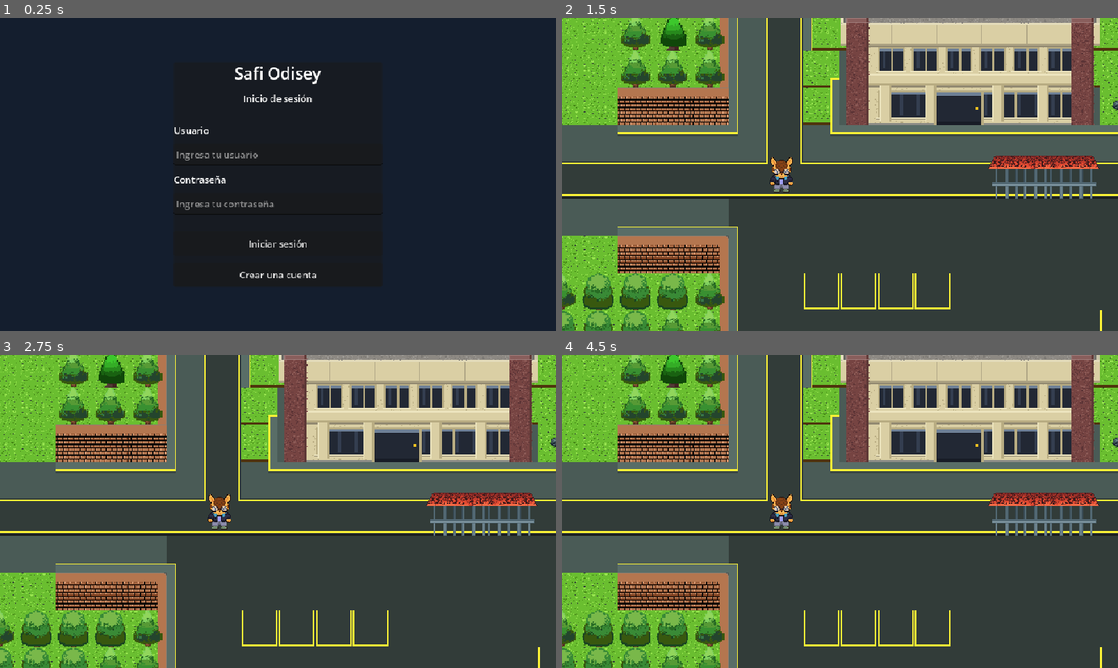
Above: before the commit, frames 1-4 (two rows, left to right).
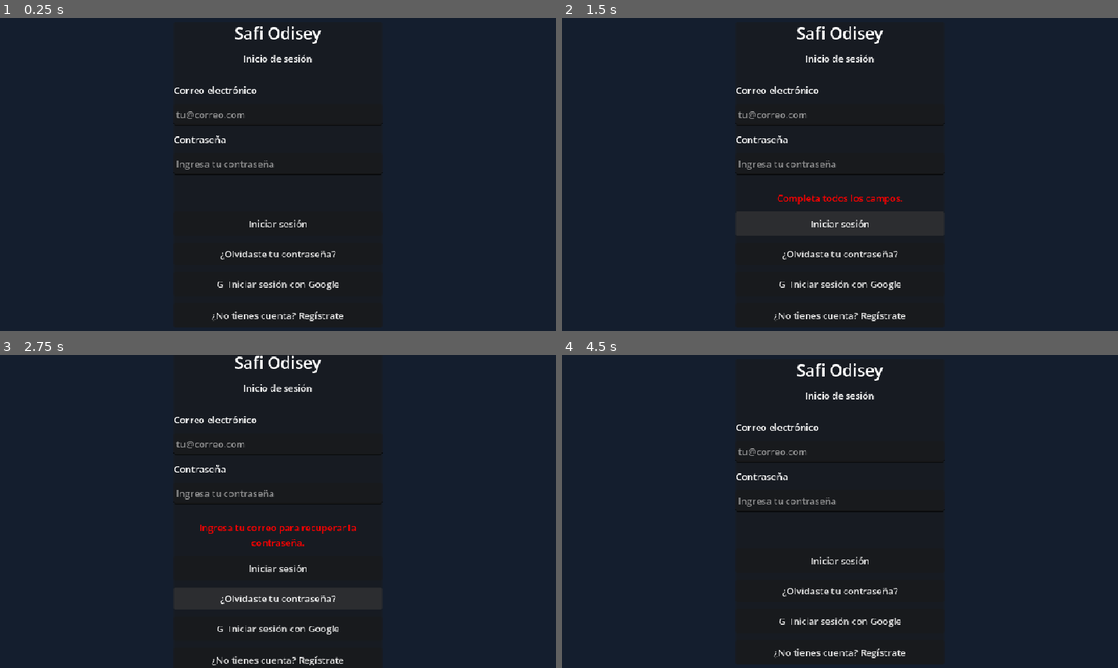
Above: after the commit, the same moments.

Repository: ZyronWholt/Safi_Odisey
Game: Godot game, scene res://login.tscn
Two runs of this game, one before a commit and one after it. Both use one fixed random seed, a clock stepped at 60 frames per second and the inputs below.
Inputs (mouse positions are in pixels of both pictures, inside the frame that each line leads up to):
- Up to frame 1 (0.25 s): no input
- Up to frame 2 (1.5 s): click (840, 274) at 0.5 s, where only the run before the commit has a clickable "Crear una cuenta"; click (840, 227) at 1.25 s, where only the run before the commit has a clickable "Crear cuenta"
- Up to frame 3 (2.75 s): click (278, 589) at 2 s, where only the run after the commit has a clickable "¿Olvidaste tu contraseña?"
- Up to frame 4 (4.5 s): click (840, 658) at 2.75 s, where only the run after the commit has a clickable "¿No tienes cuenta? Regístrate"; click (840, 621) at 3.5 s, where only the run after the commit has a clickable "Registrarse"; click (840, 646) at 4.25 s, where only the run after the commit has a clickable "Volver al inicio de sesión"

The runs differ from the first frame. In frame 1, 3.0% of the frame differs, in the area x 31-62%, y 2-97%; in frame 2, 93%; in frame 3, 94%; in frame 4, 96%, in the area x 0-100%, y 0-100%.

Commit message:
Login funcional
Se implementó el login.
-El usuario ingresa correo y contraseña para ingresar.
-Login por cuenta de google pendiente.

Diff:
--- /dev/null
+++ b/Scripts/supabase_manager.gd
@@ -0,0 +1,253 @@
+extends Node
+## Manager central de Supabase para Safi Odisey
+## Centraliza autenticación y peticiones a la API
+
+# ============================================
+# CONFIGURACIÓN (cambia estos valores)
+# ============================================
+const SUPABASE_URL := "https://dvsjkciiactzvwtqjqgu.supabase.co"
+const SUPABASE_ANON_KEY := "sb_publishable_gA90fmD_RwElkcO2bcjAjA_N16tGU7W"
+
+# ============================================
+# ESTADO DE SESIÓN
+# ============================================
+var access_token: String = ""
+var refresh_token: String = ""
+var current_user: Dictionary = {}
+var is_logged_in: bool = false
+
+# ============================================
+# SEÑALES (para que otras escenas escuchen)
+# ============================================
+signal login_succeeded(user_data: Dictionary)
+signal login_failed(error_message: String)
+signal register_succeeded(user_data: Dictionary)
+signal register_failed(error_message: String)
+signal logged_out
+
+# ============================================
+# CICLO DE VIDA
+# ============================================
+func _ready() -> void:
+	# La sesión debe iniciarse de nuevo cada vez que se ejecuta el juego.
+	# Los tokens se mantienen únicamente durante esta ejecución.
+	pass
+
+# ============================================
+# AUTENTICACIÓN - REGISTRO
+# ============================================
+func register(email: String, password: String, username: String) -> void:
+	var metadata := {
+		"data": {
+			"username": username
+		}
+	}
+
+	var body := {
+		"email": email,
+		"password": password,
+		"data": metadata["data"]
+	}
+
+	var http := _create_request()
+	http.request_completed.connect(_on_register_completed.bind(http))
+
+	var error := http.request(
+		SUPABASE_URL + "/auth/v1/signup",
+		_common_headers(),
+		HTTPClient.METHOD_POST,
+		JSON.stringify(body)
+	)
+
+	if error != OK:
+		register_failed.emit("No se pudo iniciar la conexión con Supabase (código %d)." % error)
+		http.queue_free()
+
+func _on_register_completed(result: int, response_code: int, _headers: PackedStringArray, body: PackedByteArray, http: HTTPRequest) -> void:
+	http.queue_free()
+
+	if result != HTTPRequest.RESULT_SUCCESS:
+		register_failed.emit(_get_network_error_message(result))
+		return
+
+	var response := _parse_json_object(body)
+
+	if response_code < 200 or response_code >= 300:
+		var msg: String = _get_error_message(response, "Error al registrar. Verifica los datos.")
+		register_failed.emit(msg)
+		return
+
+	if response.is_empty():
+		register_failed.emit("El servidor devolvió una respuesta inválida al registrar.")
+		return
+
+	# Si Supabase tiene confirmación de email desactivada, viene el token
+	if response.has("access_token"):
+		_save_session(response)
+		register_succeeded.emit(response.get("user", {}))
+	else:
+		# Confirmación de email activada
+		register_succeeded.emit({"pending_confirmation": true})
+
+# ============================================
+# AUTENTICACIÓN - LOGIN
+# ============================================
+func login(email: String, password: String) -> void:
+	var body := {
+		"email": email,
+		"password": password
+	}
+
+	var http := _create_request()
+	http.request_completed.connect(_on_login_completed.bind(http))
+
+	var error := http.request(
+		SUPABASE_URL + "/auth/v1/token?grant_type=password",
+		_common_headers(),
+		HTTPClient.METHOD_POST,
+		JSON.stringify(body)
+	)
+
+	if error != OK:
+		login_failed.emit("No se pudo iniciar la conexión con Supabase (código %d)." % error)
+		http.queue_free()
+
+func _on_login_completed(result: int, response_code: int, _headers: PackedStringArray, body: PackedByteArray, http: HTTPRequest) -> void:
+	http.queue_free()
+
+	if result != HTTPRequest.RESULT_SUCCESS:
+		login_failed.emit(_get_network_error_message(result))
+		return
+
+	var response := _parse_json_object(body)
+
+	if response_code < 200 or response_code >= 300:
+		var msg: String = _get_error_message(response, "Credenciales incorrectas.")
+		login_failed.emit(msg)
+		return
+
+	if response.is_empty() or not response.has("access_token"):
+		login_failed.emit("El servidor devolvió una respuesta inválida al iniciar sesión.")
+		return
+
+	_save_session(response)
+	login_succeeded.emit(current_user)
+
+# ============================================
+# LOGOUT
+# ============================================
+func logout() -> void:
+	access_token = ""
+	refresh_token = ""
+	current_user = {}
+	is_logged_in = false
+
+	var config := ConfigFile.new()
+	config.clear()
+	config.save("user://sesion.cfg")
+
+	logged_out.emit()
+
+# ============================================
+# PETICIONES A LA BASE DE DATOS (ejemplos)
+# ============================================
+func get_current_profile() -> void:
+	var http := _create_request()
+	http.request_completed.connect(_on_profile_received.bind(http))
+
+	http.request(
+		SUPABASE_URL + "/rest/v1/profiles?select=*",
+		_auth_headers(),
+		HTTPClient.METHOD_GET
+	)
+
+func _on_profile_received(result: int, response_code: int, _headers: PackedStringArray, body: PackedByteArray, http: HTTPRequest) -> void:
+	http.queue_free()
+
+	if response_code == 200:
+		var profiles: Array = JSON.parse_string(body.get_string_from_utf8())
+		if profiles.size() > 0:
+			print("Perfil cargado: ", profiles[0])
+	else:
+		print("Error al cargar perfil: ", response_code)
+
+# ============================================
+# UTILIDADES INTERNAS
+# ============================================
+func _create_request() -> HTTPRequest:
+	var http := HTTPRequest.new()
+	add_child(http)
+	return http
+
+func _common_headers() -> PackedStringArray:
+	return [
+		"Content-Type: application/json",
+		"apikey: " + SUPABASE_ANON_KEY
+	]
+
+func _get_error_message(response: Dictionary, fallback: String) -> String:
+	var keys: Array[String] = ["message", "error_description", "msg", "error"]
+
+	for key: String in keys:
+		var value: Variant = response.get(key)
+		if typeof(value) == TYPE_STRING:
+			var text: String = value
+			if not text.is_empty():
+				return text
+
+	return fallback
+
+func _parse_json_object(body: PackedByteArray) -> Dictionary:
+	var body_text := body.get_string_from_utf8().strip_edges()
+	if body_text.is_empty():
+		return {}
+
+	var json := JSON.new()
+	if json.parse(body_text) != OK:
+		return {}
+
+	return json.data if json.data is Dictionary else {}
+
+func _get_network_error_message(result: int) -> String:
+	match result:
+		HTTPRequest.RESULT_CANT_RESOLVE:
+			return "No se encontró el servidor de Supabase. Verifica SUPABASE_URL y tu DNS."
+		HTTPRequest.RESULT_CANT_CONNECT:
+			return "No se pudo conectar con Supabase. Revisa tu conexión o si el proyecto está activo."
+		HTTPRequest.RESULT_TLS_HANDSHAKE_ERROR:
+			return "No se pudo establecer una conexión segura con Supabase (TLS)."
+		HTTPRequest.RESULT_TIMEOUT:
+			return "La conexión con Supabase tardó demasiado. Revisa tu conexión a internet."
+		HTTPRequest.RESULT_NO_RESPONSE:
+			return "Supabase no respondió. Verifica que el proyecto esté activo."
+		_:
+			return "No se pudo conectar con Supabase (código HTTPRequest: %d)." % result
+
+func _auth_headers() -> PackedStringArray:
+	return [
+		"Content-Type: application/json",
+		"apikey: " + SUPABASE_ANON_KEY,
+		"Authorization: Bearer " + access_token
+	]
+
+func _save_session(response: Dictionary) -> void:
+	access_token = response.get("access_token", "")
+	refresh_token = response.get("refresh_token", "")
+	current_user = response.get("user", {})
+	is_logged_in = true
+
+	# Guardar sesión localmente
+	var config := ConfigFile.new()
+	config.set_value("sesion", "access_token", access_token)
+	config.set_value("sesion", "refresh_token", refresh_token)
+	config.save("user://sesion.cfg")
+
+func _load_saved_session() -> void:
+	var config := ConfigFile.new()
+	var err := config.load("user://sesion.cfg")
+	if err == OK:
+		access_token = config.get_value("sesion", "access_token", "")
+		refresh_token = config.get_value("sesion", "refresh_token", "")
+		if access_token != "":
+			is_logged_in = true
+			print("✅ Sesión restaurada desde archivo local.")
--- a/crear_cuenta.gd
+++ b/crear_cuenta.gd
@@ -1,10 +1,65 @@
 extends Control
 
-func _on_create_pressed() -> void:
-	get_tree().change_scene_to_file("res://mapa_tesh.tscn")
+@onready var input_username: LineEdit = $Panel/Contenido/input_username
+@onready var input_email: LineEdit = $Panel/Contenido/input_email
+@onready var input_password: LineEdit = $Panel/Contenido/input_password
+@onready var input_confirm_password: LineEdit = $Panel/Contenido/input_confirm_password
+@onready var lbl_message: Label = $Panel/Contenido/lbl_message
+@onready var btn_register: Button = $Panel/Contenido/btn_register
 
-func _on_google_pressed() -> void:
-	get_tree().change_scene_to_file("res://mapa_tesh.tscn")
+const MAP_SCENE_PATH := "res://mapa_tesh.tscn"
+
+func _ready() -> void:
+	SupabaseManager.register_succeeded.connect(_on_register_succeeded)
+	SupabaseManager.register_failed.connect(_on_register_failed)
+
+func _on_register_pressed() -> void:
+	var username := input_username.text.strip_edges()
+	var email := input_email.text.strip_edges()
+	var password := input_password.text
+	var confirm_password := input_confirm_password.text
+
+	if username.is_empty() or email.is_empty() or password.is_empty() or confirm_password.is_empty():
+		_show_error("Todos los campos son obligatorios.")
+		return
+
+	if not email.contains("@") or not email.contains("."):
+		_show_error("Ingresa un correo electrónico válido.")
+		return
+
+	if password.length() < 6:
+		_show_error("La contraseña debe tener al menos 6 caracteres.")
+		return
+
+	if password != confirm_password:
+		_show_error("Las contraseñas no coinciden.")
+		return
+
+	btn_register.disabled = true
+	lbl_message.text = "Creando cuenta..."
+	lbl_message.modulate = Color.YELLOW
+	SupabaseManager.register(email, password, username)
+
+func _on_register_succeeded(user_data: Dictionary) -> void:
+	btn_register.disabled = false
+
+	if user_data.get("pending_confirmation", false):
+		lbl_message.text = "Cuenta creada. Revisa tu correo para confirmar el registro."
+	else:
+		lbl_message.text = "Cuenta creada correctamente."
+
+	lbl_message.modulate = Color.GREEN
+
+func _on_register_failed(error_message: String) -> void:
+	btn_register.disabled = false
+	var message := error_message.strip_edges()
+	if message.is_empty():
+		message = "No se pudo completar el registro. Revisa tu conexión."
+	_show_error(message)
+
+func _show_error(message: String) -> void:
+	lbl_message.text = message
+	lbl_message.modulate = Color.RED
 
 func _on_back_pressed() -> void:
 	get_tree().change_scene_to_file("res://login.tscn")
--- a/crear_cuenta.tscn
+++ b/crear_cuenta.tscn
@@ -1,8 +1,8 @@
-[gd_scene load_steps=2 format=3]
+[gd_scene format=3 uid="uid://t06aa4ukt5ar"]
 
-[ext_resource type="Script" path="res://crear_cuenta.gd" id="1_crear"]
+[ext_resource type="Script" uid="uid://cwd0rj446q2m7" path="res://crear_cuenta.gd" id="1_crear"]
 
-[node name="CrearCuenta" type="Control"]
+[node name="CrearCuenta" type="Control" unique_id=759968686]
 layout_mode = 3
 anchors_preset = 15
 anchor_right = 1.0
@@ -11,7 +11,7 @@
 grow_vertical = 2
 script = ExtResource("1_crear")
 
-[node name="Fondo" type="ColorRect" parent="."]
+[node name="Fondo" type="ColorRect" parent="." unique_id=1486187810]
 layout_mode = 1
 anchors_preset = 15
 anchor_right = 1.0
@@ -20,78 +20,97 @@
 grow_vertical = 2
 color = Color(0.08, 0.12, 0.18, 1)
 
-[node name="Panel" type="PanelContainer" parent="."]
+[node name="Panel" type="PanelContainer" parent="." unique_id=1252901235]
 layout_mode = 1
 anchors_preset = 8
 anchor_left = 0.5
 anchor_top = 0.5
 anchor_right = 0.5
 anchor_bottom = 0.5
-offset_left = -180.0
-offset_top = -210.0
-offset_right = 180.0
-offset_bottom = 210.0
+offset_left = -151.0
+offset_top = -233.0
+offset_right = 209.0
+offset_bottom = 356.0
 grow_horizontal = 2
 grow_vertical = 2
+scale = Vector2(0.8590358, 0.8146682)
 
-[node name="Contenido" type="VBoxContainer" parent="Panel"]
+[node name="Contenido" type="VBoxContainer" parent="Panel" unique_id=94988810]
 layout_mode = 2
 theme_override_constants/separation = 12
 alignment = 1
 
-[node name="Titulo" type="Label" parent="Panel/Contenido"]
+[node name="Titulo" type="Label" parent="Panel/Contenido" unique_id=384356427]
 layout_mode = 2
 theme_override_font_sizes/font_size = 28
 text = "Crear cuenta"
 horizontal_alignment = 1
 
-[node name="Subtitulo" type="Label" parent="Panel/Contenido"]
+[node name="Subtitulo" type="Label" parent="Panel/Contenido" unique_id=1042929791]
 layout_mode = 2
 text = "Registro provisional"
 horizontal_alignment = 1
 
-[node name="SeparadorSuperior" type="Control" parent="Panel/Contenido"]
+[node name="SeparadorSuperior" type="Control" parent="Panel/Contenido" unique_id=1856543042]
 custom_minimum_size = Vector2(0, 8)
 layout_mode = 2
 
-[node name="EtiquetaUsuario" type="Label" parent="Panel/Contenido"]
+[node name="EtiquetaUsuario" type="Label" parent="Panel/Contenido" unique_id=1714039849]
 layout_mode = 2
-text = "Usuario"
+text = "Nombre de usuario"
 
-[node name="Usuario" type="LineEdit" parent="Panel/Contenido"]
+[node name="input_username" type="LineEdit" parent="Panel/Contenido" unique_id=1692344029]
+custom_minimum_size = Vector2(280, 38)
 layout_mode = 2
+placeholder_text = "Ej: SafiRunner99"
+
+[node name="EtiquetaCorreo" type="Label" parent="Panel/Contenido" unique_id=1431383850]
+layout_mode = 2
+text = "Correo electrónico"
+
+[node name="input_email" type="LineEdit" parent="Panel/Contenido" unique_id=76120348]
 custom_minimum_size = Vector2(280, 38)
-placeholder_text = "Elige un usuario"
+layout_mode = 2
+placeholder_text = "tu@correo.com"
 
-[node name="EtiquetaContrasena" type="Label" parent="Panel/Contenido"]
+[node name="EtiquetaContrasena" type="Label" parent="Panel/Contenido" unique_id=907679492]
 layout_mode = 2
 text = "Contraseña"
 
-[node name="Contrasena" type="LineEdit" parent="Panel/Contenido"]
+[node name="input_password" type="LineEdit" parent="Panel/Contenido" unique_id=1781039450]
+custom_minimum_size = Vector2(280, 38)
 layout_mode = 2
-custom_minimum_size = Vector2(280, 38)
-placeholder_text = "Crea una contraseña"
+placeholder_text = "••••••••"
 secret = true
 
-[node name="SeparadorInferior" type="Control" parent="Panel/Contenido"]
+[node name="EtiquetaConfirmar" type="Label" parent="Panel/Contenido" unique_id=1031205382]
+layout_mode = 2
+text = "Confirmar contraseña"
+
+[node name="input_confirm_password" type="LineEdit" parent="Panel/Contenido" unique_id=1162983789]
+custom_minimum_size = Vector2(280, 38)
+layout_mode = 2
+placeholder_text = "••••••••"
+secret = true
+
+[node name="SeparadorInferior" type="Control" parent="Panel/Contenido" unique_id=2026791449]
 custom_minimum_size = Vector2(0, 4)
 layout_mode = 2
 
-[node name="Crear" type="Button" parent="Panel/Contenido"]
+[node name="lbl_message" type="Label" parent="Panel/Contenido" unique_id=969337675]
 layout_mode = 2
+horizontal_alignment = 1
+autowrap_mode = 3
+
+[node name="btn_register" type="Button" parent="Panel/Contenido" unique_id=1546853229]
 custom_minimum_size = Vector2(280, 42)
-text = "Crear cuenta"
+layout_mode = 2
+text = "Registrarse"
 
-[node name="Google" type="Button" parent="Panel/Contenido"]
+[node name="btn_go_to_login" type="Button" parent="Panel/Contenido" unique_id=935267292]
+custom_minimum_size = Vector2(280, 38)
 layout_mode = 2
-custom_minimum_size = Vector2(280, 42)
-text = "Continuar con Google"
-
-[node name="Volver" type="Button" parent="Panel/Contenido"]
-layout_mode = 2
-custom_minimum_size = Vector2(280, 38)
 text = "Volver al inicio de sesión"
 
-[connection signal="pressed" from="Panel/Contenido/Crear" to="." method="_on_create_pressed"]
-[connection signal="pressed" from="Panel/Contenido/Google" to="." method="_on_google_pressed"]
-[connection signal="pressed" from="Panel/Contenido/Volver" to="." method="_on_back_pressed"]
+[connection signal="pressed" from="Panel/Contenido/btn_register" to="." method="_on_register_pressed"]
+[connection signal="pressed" from="Panel/Contenido/btn_go_to_login" to="." method="_on_back_pressed"]
--- a/login.gd
+++ b/login.gd
@@ -1,7 +1,62 @@
 extends Control
 
+@onready var input_email: LineEdit = $Panel/Contenido/input_email
+@onready var input_password: LineEdit = $Panel/Contenido/input_password
+@onready var lbl_message: Label = $Panel/Contenido/lbl_message
+@onready var btn_login: Button = $Panel/Contenido/btn_login
+
+const MAP_SCENE_PATH := "res://mapa_tesh.tscn"
+
+func _ready() -> void:
+	SupabaseManager.login_succeeded.connect(_on_login_ok)
+	SupabaseManager.login_failed.connect(_on_login_fail)
+
 func _on_login_pressed() -> void:
-	get_tree().change_scene_to_file("res://mapa_tesh.tscn")
+	var email := input_email.text.strip_edges()
+	var password := input_password.text
 
-func _on_create_account_pressed() -> void:
+	if email.is_empty() or password.is_empty():
+		_show_error("Completa todos los campos.")
+		return
+
+	if not email.contains("@") or not email.contains("."):
+		_show_error("Ingresa un correo electrónico válido.")
+		return
+
+	btn_login.disabled = true
+	lbl_message.text = "Iniciando sesión..."
+	lbl_message.modulate = Color.YELLOW
+	SupabaseManager.login(email, password)
+
+func _on_login_ok(user_data: Dictionary) -> void:
+	btn_login.disabled = false
+	lbl_message.text = "¡Bienvenido!"
+	lbl_message.modulate = Color.GREEN
+	await get_tree().create_timer(0.5).timeout
+	get_tree().change_scene_to_file(MAP_SCENE_PATH)
+
+func _on_login_fail(error_msg: String) -> void:
+	btn_login.disabled = false
+	var message := error_msg.strip_edges()
+	if message.is_empty():
+		message = "No se pudo iniciar sesión. Revisa tu conexión."
+	_show_error(message)
+
+func _show_error(message: String) -> void:
+	lbl_message.text = message
+	lbl_message.modulate = Color.RED
+
+func _on_go_to_register_pressed() -> void:
 	get_tree().change_scene_to_file("res://crear_cuenta.tscn")
+
+func _on_forgot_password_pressed() -> void:
+	var email := input_email.text.strip_edges()
+	if email.is_empty():
+		_show_error("Ingresa tu correo para recuperar la contraseña.")
+		return
+	lbl_message.text = "Recuperación de contraseña no configurada."
+	lbl_message.modulate = Color.YELLOW
+
+func _on_google_login_pressed() -> void:
+	lbl_message.text = "Inicio de sesión con Google no configurado."
+	lbl_message.modulate = Color.YELLOW
--- a/login.tscn
+++ b/login.tscn
@@ -54,20 +54,20 @@
 custom_minimum_size = Vector2(0, 8)
 layout_mode = 2
 
-[node name="EtiquetaUsuario" type="Label" parent="Panel/Contenido"]
+[node name="EtiquetaCorreo" type="Label" parent="Panel/Contenido"]
 layout_mode = 2
-text = "Usuario"
+text = "Correo electrónico"
 
-[node name="Usuario" type="LineEdit" parent="Panel/Contenido"]
+[node name="input_email" type="LineEdit" parent="Panel/Contenido"]
 layout_mode = 2
 custom_minimum_size = Vector2(280, 38)
-placeholder_text = "Ingresa tu usuario"
+placeholder_text = "tu@correo.com"
 
 [node name="EtiquetaContrasena" type="Label" parent="Panel/Contenido"]
 layout_mode = 2
 text = "Contraseña"
 
-[node name="Contrasena" type="LineEdit" parent="Panel/Contenido"]
+[node name="input_password" type="LineEdit" parent="Panel/Contenido"]
 layout_mode = 2
 custom_minimum_size = Vector2(280, 38)
 placeholder_text = "Ingresa tu contraseña"
@@ -77,15 +77,33 @@
 custom_minimum_size = Vector2(0, 4)
 layout_mode = 2
 
-[node name="IniciarSesion" type="Button" parent="Panel/Contenido"]
+[node name="lbl_message" type="Label" parent="Panel/Contenido"]
+layout_mode = 2
+text = ""
+horizontal_alignment = 1
+autowrap_mode = 3
+
+[node name="btn_login" type="Button" parent="Panel/Contenido"]
 layout_mode = 2
 custom_minimum_size = Vector2(280, 42)
 text = "Iniciar sesión"
 
-[node name="CrearCuenta" type="Button" parent="Panel/Contenido"]
+[node name="btn_forgot_password" type="Button" parent="Panel/Contenido"]
+layout_mode = 2
+custom_minimum_size = Vector2(280, 38)
+text = "¿Olvidaste tu contraseña?"
+
+[node name="btn_google_login" type="Button" parent="Panel/Contenido"]
 layout_mode = 2
 custom_minimum_size = Vector2(280, 42)
-text = "Crear una cuenta"
+text = "G  Iniciar sesión con Google"
 
-[connection signal="pressed" from="Panel/Contenido/IniciarSesion" to="." method="_on_login_pressed"]
-[connection signal="pressed" from="Panel/Contenido/CrearCuenta" to="." method="_on_create_account_pressed"]
+[node name="btn_go_to_register" type="Button" parent="Panel/Contenido"]
+layout_mode = 2
+custom_minimum_size = Vector2(280, 42)
+text = "¿No tienes cuenta? Regístrate"
+
+[connection signal="pressed" from="Panel/Contenido/btn_login" to="." method="_on_login_pressed"]
+[connection signal="pressed" from="Panel/Contenido/btn_forgot_password" to="." method="_on_forgot_password_pressed"]
+[connection signal="pressed" from="Panel/Contenido/btn_google_login" to="." method="_on_google_login_pressed"]
+[connection signal="pressed" from="Panel/Contenido/btn_go_to_register" to="." method="_on_go_to_register_pressed"]
--- a/project.godot
+++ b/project.godot
@@ -14,6 +14,10 @@
 run/main_scene="res://login.tscn"
 config/features=PackedStringArray("4.7", "GL Compatibility")
 config/icon="res://icon.svg"
+
+[autoload]
+
+SupabaseManager="*uid://dl43v6u31e4st"
 
 [display]
 
Not shown, added: Scripts/supabase_manager.gd.uid
